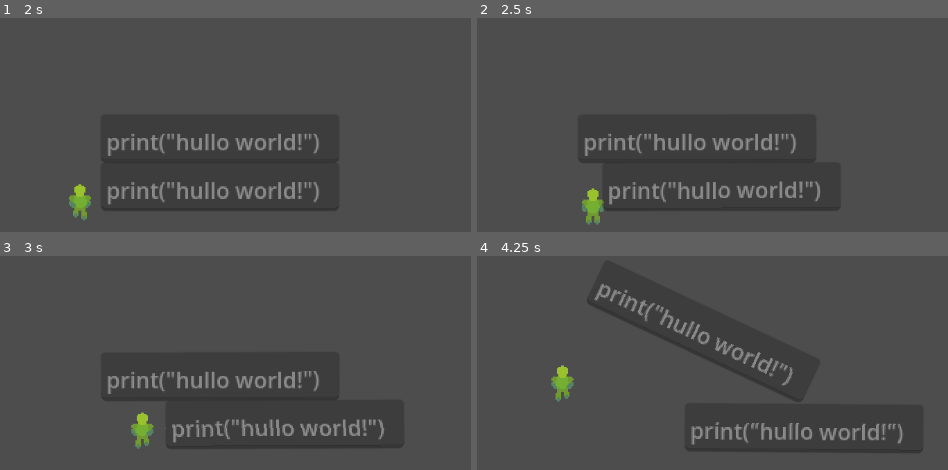
Above: before the commit, frames 1-4 (two rows, left to right).
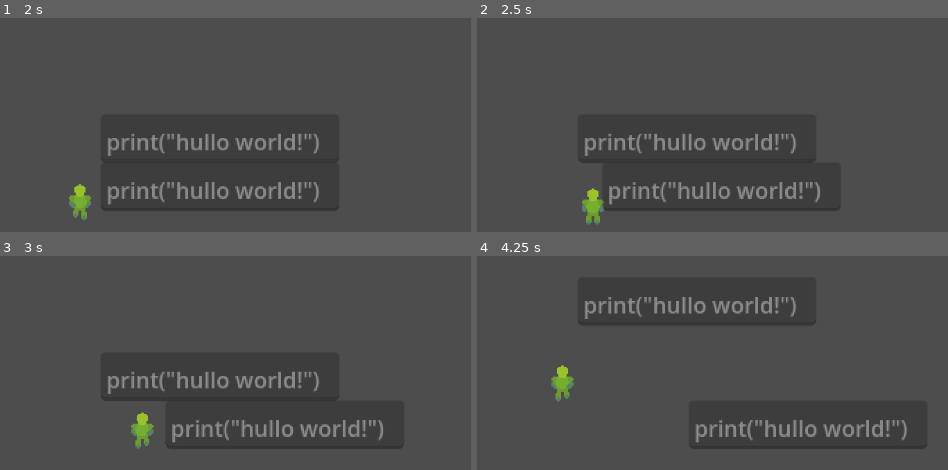
Above: after the commit, the same moments.

Repository: csesoc/csesoc-game-2026
Game: Godot game, scene res://scenes/main.tscn
Same seed, same stepped clock (60 frames per second), same inputs: the game is played once before the commit and once after it.
Inputs:
- Up to frame 1 (2 s): tap Enter at 0.5 s; hold D (move right) 0.53-1.28 s; hold S (move down) from 1.28 s (still down)
- Up to frame 2 (2.5 s): release S (move down) at 2.03 s; hold D (move right) from 2.03 s (still down)
- Up to frame 3 (3 s): release D (move right) at 2.78 s; hold W (move up) from 2.78 s (still down)
- Up to frame 4 (4.25 s): release W (move up) at 3.53 s; hold A (move left) from 3.53 s (still down)

Frame 1 is identical in both runs. In frame 2, 0.1% of the frame differs, in the area x 51-73%, y 76-86%; in frame 3, 0.6%; in frame 4, 4.9%, in the area x 21-96%, y 13-92%.

Commit message:
locked the rotation of the codeblock

Diff:
--- a/godot-project/scenes/codeblock.tscn
+++ b/godot-project/scenes/codeblock.tscn
@@ -1,12 +1,13 @@
-[gd_scene load_steps=2 format=3 uid="uid://ckh0owkvn118n"]
+[gd_scene format=3 uid="uid://ckh0owkvn118n"]
 
 [sub_resource type="RectangleShape2D" id="RectangleShape2D_yq4o1"]
 size = Vector2(171, 35)
 
-[node name="Codeblock" type="RigidBody2D"]
+[node name="Codeblock" type="RigidBody2D" unique_id=861031626]
 gravity_scale = 0.0
+lock_rotation = true
 
-[node name="TextEdit" type="TextEdit" parent="."]
+[node name="TextEdit" type="TextEdit" parent="." unique_id=1390230067]
 offset_right = 64.0
 offset_bottom = 35.0
 text = "print(\"hullo world!\")"
@@ -15,6 +16,6 @@
 scroll_fit_content_height = true
 scroll_fit_content_width = true
 
-[node name="CollisionShape2D" type="CollisionShape2D" parent="."]
+[node name="CollisionShape2D" type="CollisionShape2D" parent="." unique_id=424955907]
 position = Vector2(85.5, 17.5)
 shape = SubResource("RectangleShape2D_yq4o1")
